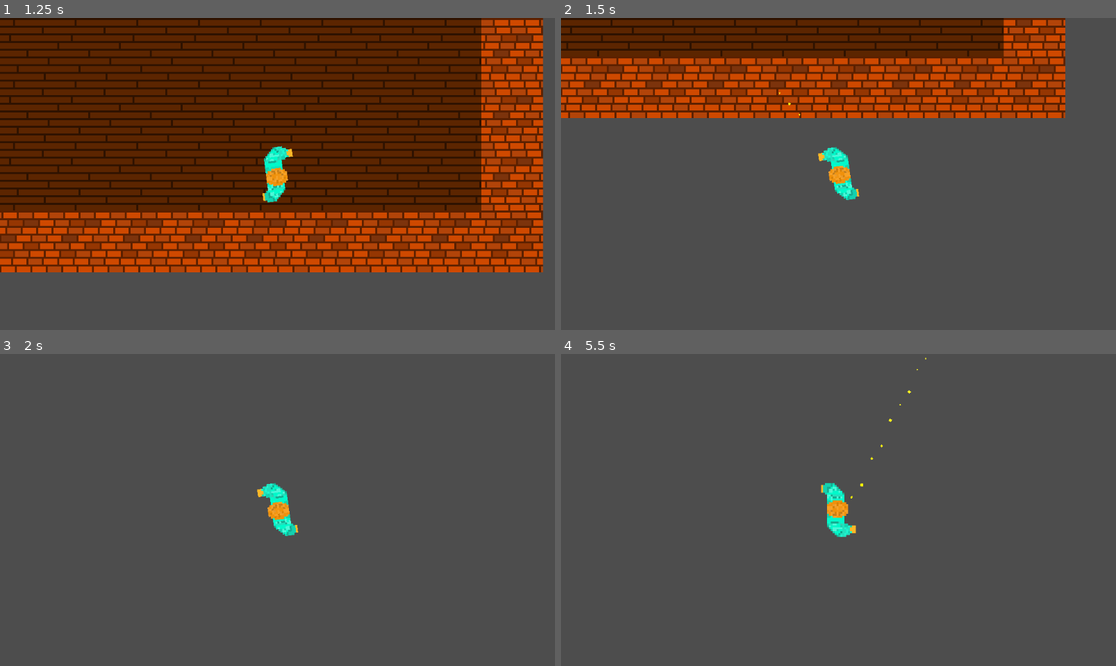
Above: before the commit, frames 1-4 (two rows, left to right).
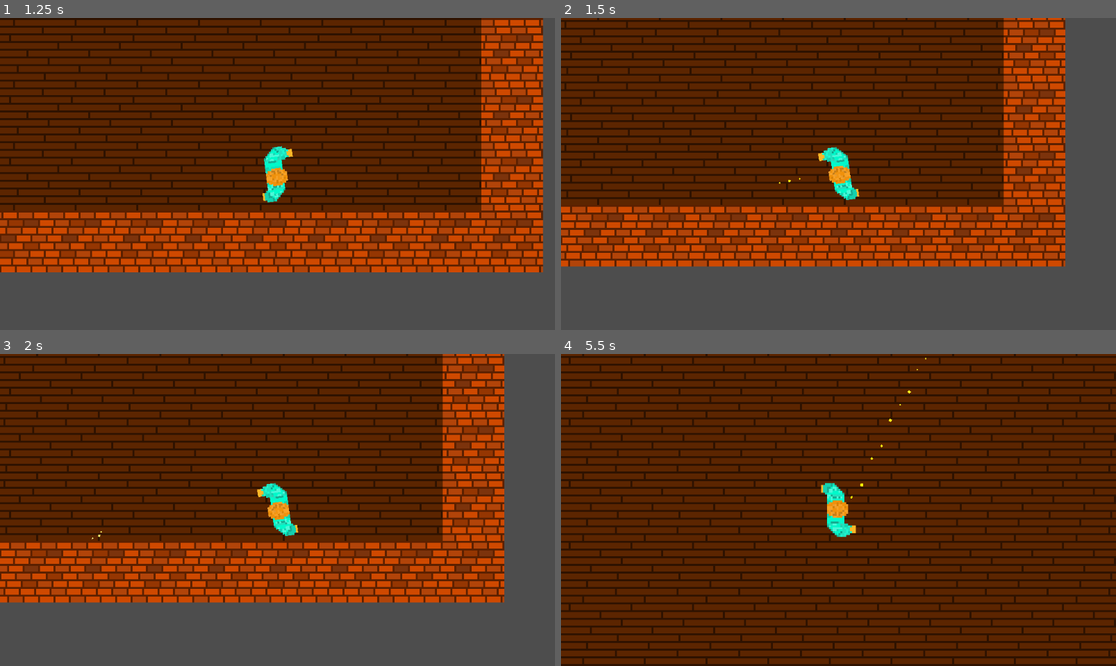
Above: after the commit, the same moments.

Repository: Jibby-Games/PizzaJam11
Game: Godot game, scene res://menu/intro.tscn
Two runs of this game, one before a commit and one after it. Both use one fixed random seed, a clock stepped at 60 frames per second and the inputs below.
Inputs (mouse positions are in pixels of both pictures, inside the frame that each line leads up to):
- Up to frame 1 (1.25 s): move the mouse to (399, 158) at 0.52 s; press the mouse at (399, 158) at 0.53 s; hold D (right) from 0.53 s (still down)
- Up to frame 2 (1.5 s): move the mouse to (727, 189) at 1.27 s; release D (right) at 1.28 s; release the mouse at (727, 189) at 1.28 s; hold S (down) from 1.28 s (still down); click (727, 189) at 1.35 s
- Up to frame 3 (2 s): keep holding S (down)
- Up to frame 4 (5.5 s): move the mouse to (894, 441) at 2.02 s; release S (down) at 2.03 s; press the mouse at (894, 441) at 2.03 s; hold D (right) 2.03-2.78 s; move the mouse to (810, 572) at 2.77 s; release the mouse at (810, 572) at 2.78 s; hold W (up) 2.78-3.53 s; click (810, 572) at 2.85 s; move the mouse to (1005, 556) at 3.52 s; press the mouse at (1005, 556) at 3.53 s; hold A (left) 3.53-5.03 s; move the mouse to (672, 463) at 4.27 s; release the mouse at (672, 463) at 4.28 s; click (672, 463) at 4.35 s; move the mouse to (866, 510) at 5.02 s; press the mouse at (866, 510) at 5.03 s; hold S (down) from 5.03 s (still down)

Frame 1 is identical in both runs. In frame 2, 63% of the frame differs, in the area x 0-91%, y 0-80%; in frame 3, 72%; in frame 4, 99%, in the area x 0-100%, y 0-100%.

Commit message:
add wall collisions

Diff:
--- a/levels/tileset.tres
+++ b/levels/tileset.tres
@@ -1,21 +1,38 @@
 [gd_resource type="TileSet" load_steps=3 format=3 uid="uid://d3jvv1lwq2d2n"]
 
-[ext_resource type="Texture2D" uid="uid://c0327jut0i15" path="res://levels/tileset.png" id="1_ubjj7"]
+[ext_resource type="Texture2D" uid="uid://c0327jut0i15" path="res://levels/tileset.png" id="1_ed5x4"]
 
 [sub_resource type="TileSetAtlasSource" id="TileSetAtlasSource_r2jgb"]
-texture = ExtResource("1_ubjj7")
+texture = ExtResource("1_ed5x4")
 texture_region_size = Vector2i(32, 32)
 0:0/0 = 0
 0:0/0/physics_layer_0/linear_velocity = Vector2(0, 0)
 0:0/0/physics_layer_0/angular_velocity = 0.0
+0:0/0/physics_layer_0/polygon_0/points = PackedVector2Array(-16, -16, 16, -16, 16, 16, -16, 16)
+0:0/0/physics_layer_1/linear_velocity = Vector2(0, 0)
+0:0/0/physics_layer_1/angular_velocity = 0.0
 1:0/0 = 0
 1:0/0/physics_layer_0/linear_velocity = Vector2(0, 0)
 1:0/0/physics_layer_0/angular_velocity = 0.0
+1:0/0/physics_layer_0/polygon_0/points = PackedVector2Array(-16, -16, 16, -16, 16, 16, -16, 16)
+1:0/0/physics_layer_1/linear_velocity = Vector2(0, 0)
+1:0/0/physics_layer_1/angular_velocity = 0.0
 2:0/0 = 0
 2:0/0/physics_layer_0/linear_velocity = Vector2(0, 0)
 2:0/0/physics_layer_0/angular_velocity = 0.0
+2:0/0/physics_layer_1/linear_velocity = Vector2(0, 0)
+2:0/0/physics_layer_1/angular_velocity = 0.0
+3:0/0 = 0
+3:0/0/physics_layer_0/linear_velocity = Vector2(0, 0)
+3:0/0/physics_layer_0/angular_velocity = 0.0
+3:0/0/physics_layer_0/polygon_0/points = PackedVector2Array(-16, -16, 16, -16, 16, 16, -16, 16)
+3:0/0/physics_layer_1/linear_velocity = Vector2(0, 0)
+3:0/0/physics_layer_1/angular_velocity = 0.0
 
 [resource]
 tile_size = Vector2i(32, 32)
+occlusion_layer_0/light_mask = 1
 physics_layer_0/collision_layer = 1
+physics_layer_1/collision_layer = 0
+navigation_layer_0/layers = 1
 sources/0 = SubResource("TileSetAtlasSource_r2jgb")
--- a/player/player.tscn
+++ b/player/player.tscn
@@ -60,6 +60,8 @@
 radius = 16.0
 
 [node name="Player" type="CharacterBody2D"]
+collision_layer = 2
+motion_mode = 1
 script = ExtResource("1_o6sg5")
 
 [node name="PissParticles" type="CPUParticles2D" parent="."]
